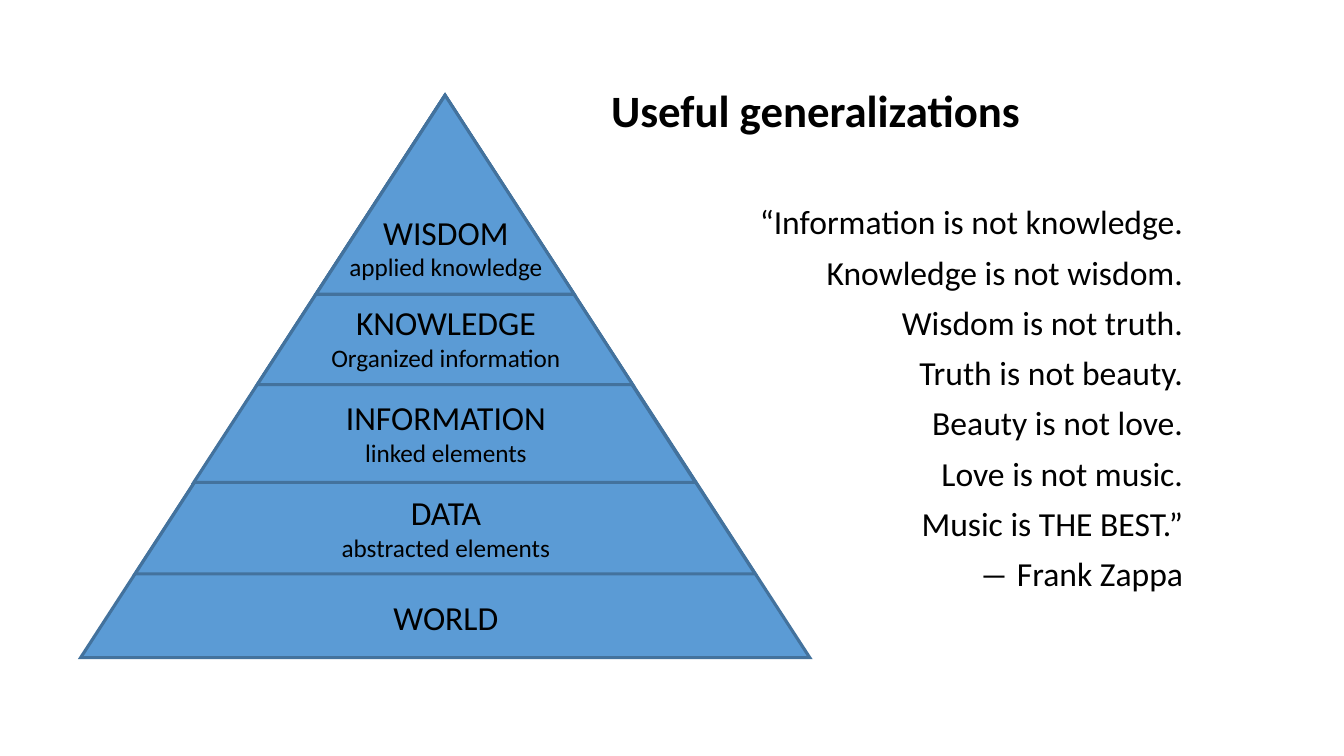
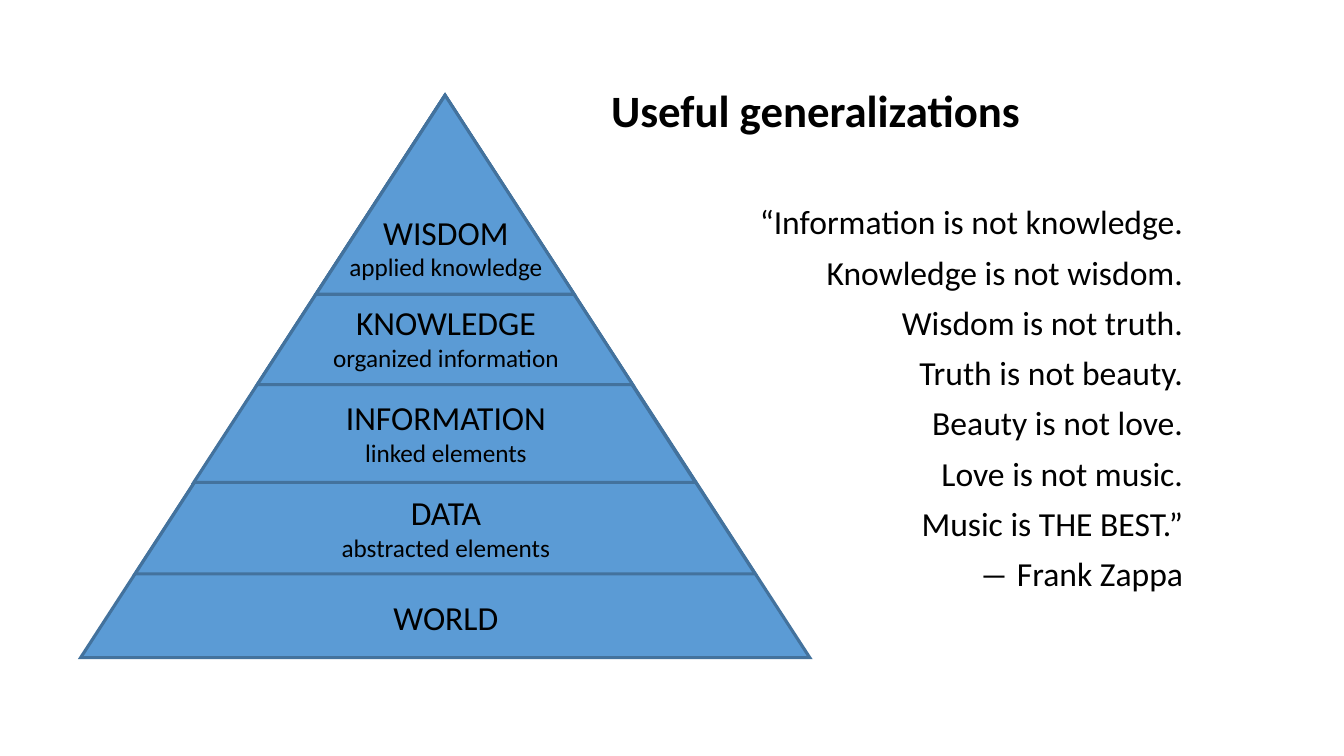
Before and after one commit to tibbben/teaching.data.literacy, a slide deck: slide 9 of UM_DataManagementClass/Lessons/03/03_firstMeeting.pptx. Drawn at 1344x756 pixels with LibreOffice and Linux fonts; fonts in the diff are those of the drawing. Boxes give left, top, right and bottom in pixels: in the first picture for what was removed or moved away, otherwise in the second. Text is boxed around its words. In the diff, an @@ line names an element or a change of style, - is before the commit and + after.

```diff
--- a/UM_DataManagementClass/Lessons/03/03_firstMeeting.pptx
+++ b/UM_DataManagementClass/Lessons/03/03_firstMeeting.pptx
@@ text at (333, 349, 559, 372): text changed @@
-Organized information
+organized information
```
Also in this commit, not shown: 1 other slide changed, 1 other file.
